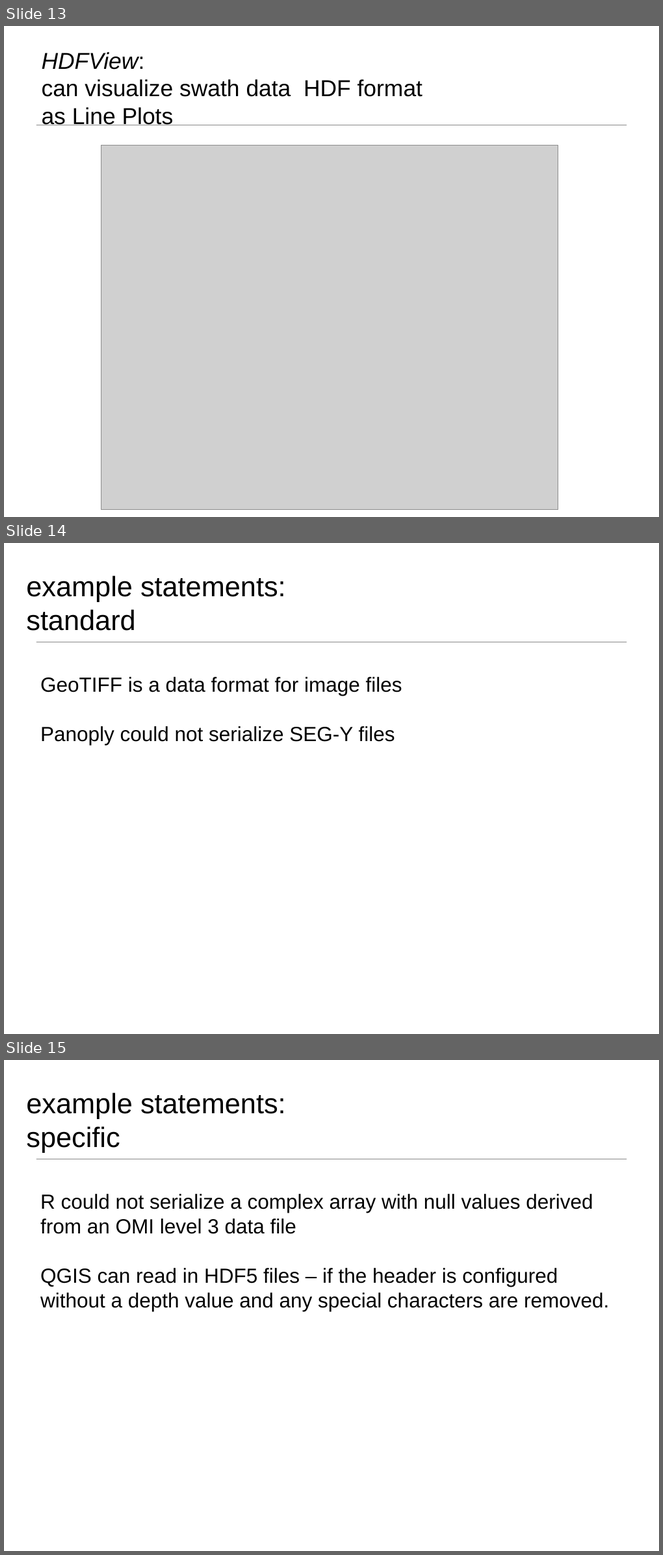
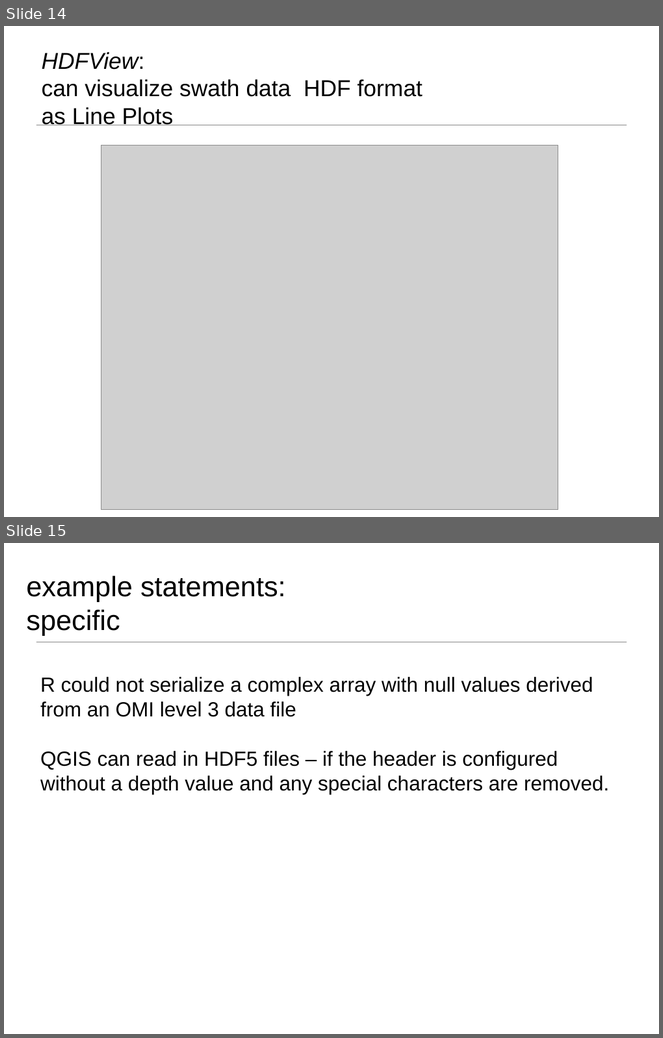
Before and after one commit to ESIPFed/toolmatch-ontology, a slide deck: 2016ESIPSprint/ToolMatch_Sprint_ESIPSummer2016_v2.pptx. Shown one above the other, each under a label of ours: slides 13, 14 and 15 before the commit, slides 14 and 15 after it. The pictures are 663x1555 and 663x1038 pixels, drawn with LibreOffice and Linux fonts; fonts in the diff are those of the drawing; grey boxes stand for pictures; background and template pictures are left out. Boxes give left, top, right and bottom in pixels: in the first picture for what was removed or moved away, otherwise in the second. Text is boxed around its words. In the diff, an @@ line names an element or a change of style, - is before the commit and + after.

```diff
--- a/2016ESIPSprint/ToolMatch_Sprint_ESIPSummer2016_v2.pptx
+++ b/2016ESIPSprint/ToolMatch_Sprint_ESIPSummer2016_v2.pptx
@@ slide 14 removed at [4,543,659,1034], background #FFFFFF; not listed: 1 template element that a slide beside it also shows @@
@@ title removed at [26,575,286,631] @@
-example statements:
-standard
@@ text removed at [40,677,402,745] @@
-GeoTIFF is a data format for image files
-Panoply could not serialize SEG-Y files
@@ what was slide 13 is now slide 14 @@
```
Also in this commit, not shown: 7 slides changed, 3 other slides removed.
